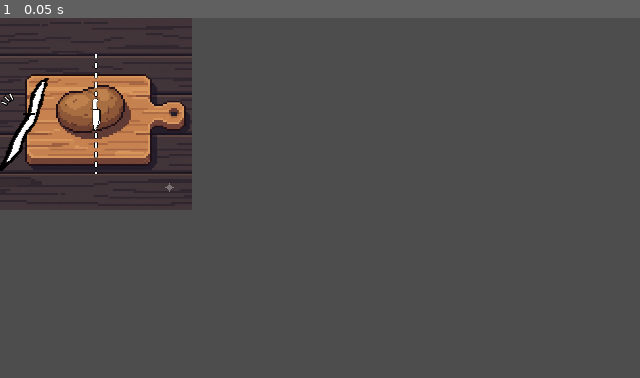
Above: before the commit, frame 1.
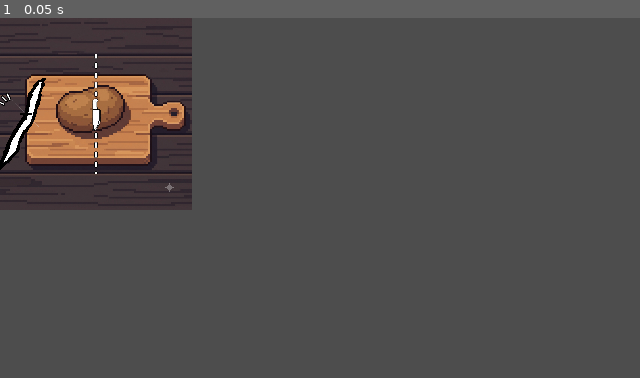
Above: after the commit, the same moment.

Repository: RedBlueCarrots/GMTK-2026
Game: Godot game, scene res://Scenes/cut_minigame.tscn
Two runs of this game, one before a commit and one after it. Both use one fixed random seed, a clock stepped at 60 frames per second and the inputs below. This scene is started directly instead of the project's main scene.
Inputs:
- Up to frame 1 (0.05 s): no input

The runs differ from the first frame. In frame 1, 0.5% of the frame differs, in the area x 0-8%, y 16-43%.

Commit message:
scene update position

Diff:
--- a/Scenes/cut_minigame.tscn
+++ b/Scenes/cut_minigame.tscn
@@ -77,7 +77,7 @@
 shape = SubResource("RectangleShape2D_3dj8w")
 
 [node name="Cutter" type="Area2D" parent="." unique_id=1146846971]
-position = Vector2(28.76, 96)
+position = Vector2(26, 96)
 
 [node name="CutterHitbox" type="CollisionShape2D" parent="Cutter" unique_id=477147316]
 shape = SubResource("RectangleShape2D_byvyp")
